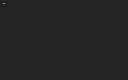
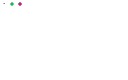
The second 128x80 image is a revision of the first. Changes to its layers:
renamed "Layer 1" to "Layer 3", painted on it over (3, 2, 22, 6)
hid "Background" over (0, 0, 128, 80)
